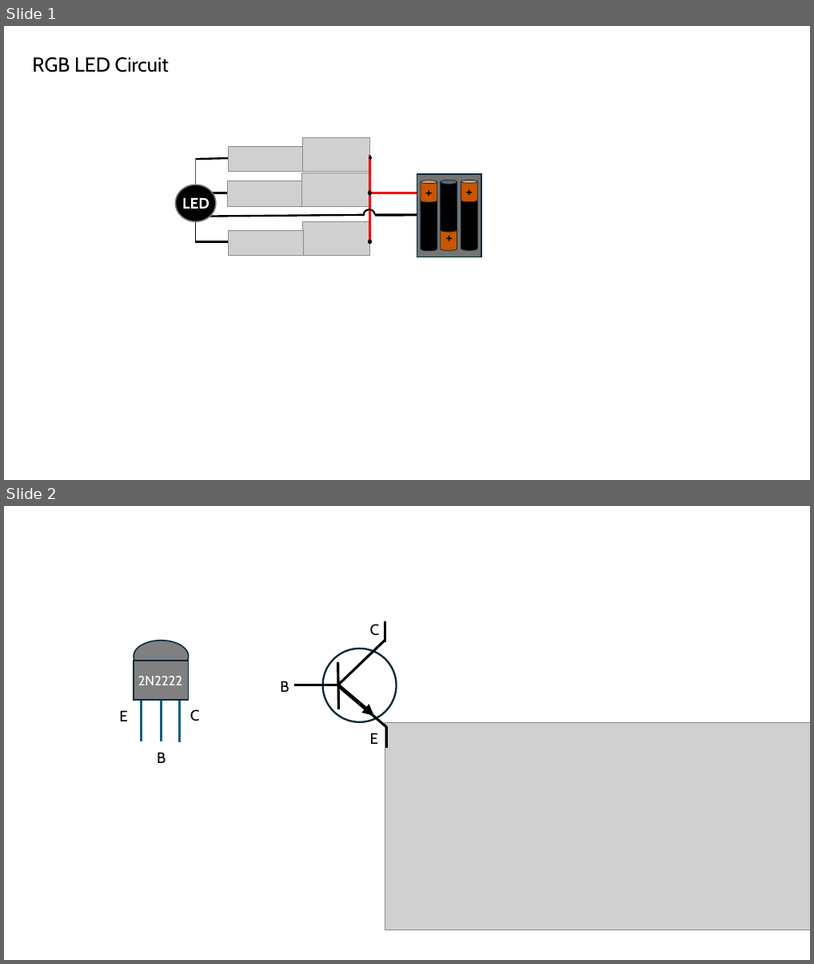
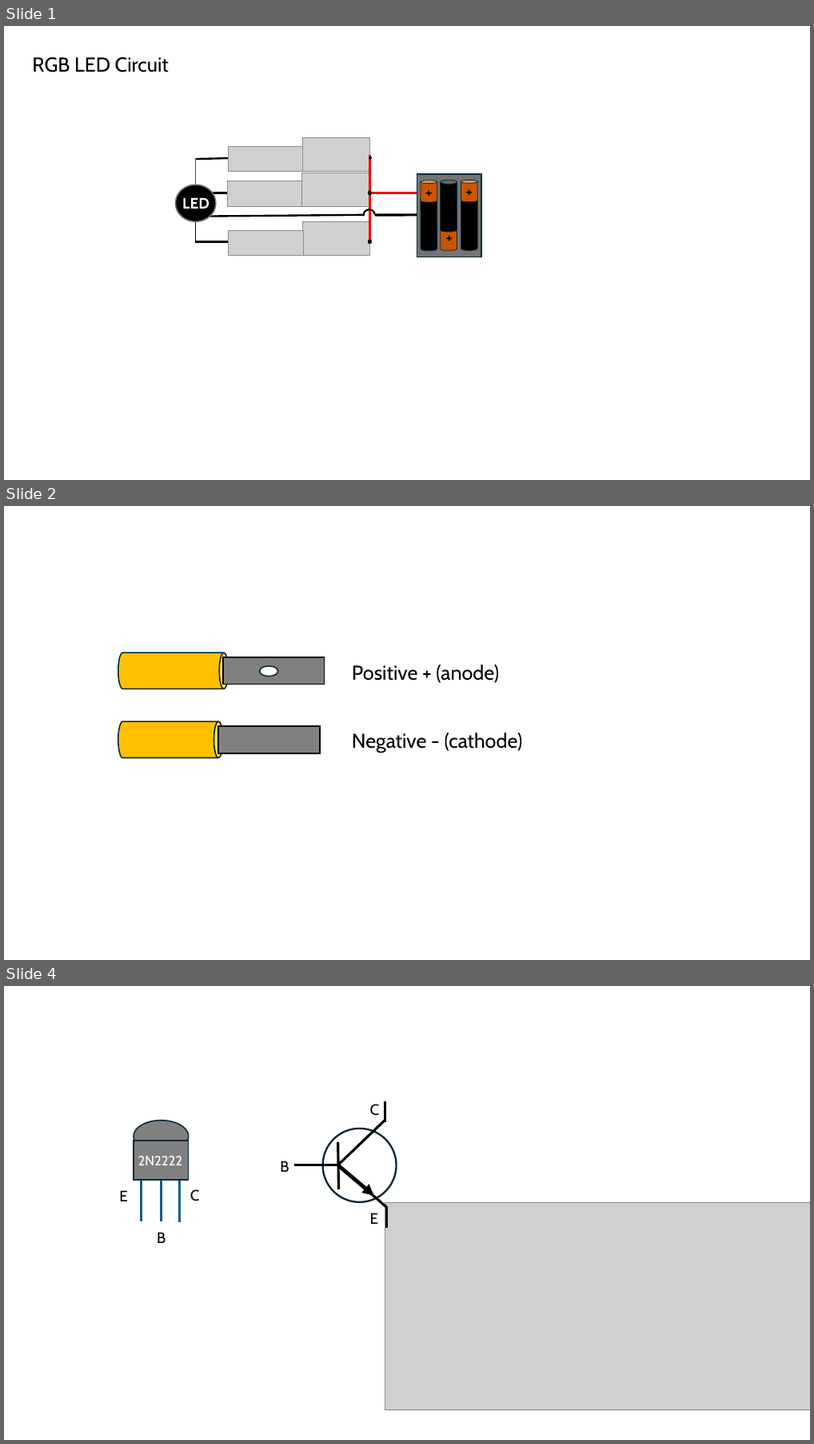
Before and after one commit to dmccreary/beginning-electronics, a slide deck: slides/LED-figures.pptx. Shown one above the other, each under a label of ours: slides 1 and 2 before the commit, slides 1, 2 and 4 after it; the slides between them are not shown. The pictures are 814x964 and 814x1444 pixels, drawn with LibreOffice and Linux fonts; fonts in the diff are those of the drawing; grey boxes stand for pictures. Boxes give left, top, right and bottom in pixels: in the first picture for what was removed or moved away, otherwise in the second. Text is boxed around its words. In the diff, an @@ line names an element or a change of style, - is before the commit and + after.

```diff
--- a/slides/LED-figures.pptx
+++ b/slides/LED-figures.pptx
@@ slide 2 added at (x1=4, y1=506, x2=810, y2=960), background #FFFFFF @@
@@ cylinder added at (x1=118, y1=652, x2=229, y2=688), fill #FFC000, outline #092A39 1.5 pt @@
@@ rectangle added at (x1=223, y1=657, x2=325, y2=684), fill #808080, outline #000000 1.5 pt @@
@@ ellipse added at (x1=260, y1=666, x2=278, y2=676), fill #FFFFFF, outline #092A39 1.5 pt @@
@@ text added at (x1=352, y1=664, x2=499, y2=683), 24 pt, text #000000 @@
+Positive + (anode)
@@ cylinder added at (x1=118, y1=721, x2=223, y2=757), fill #FFC000, outline #092A39 1.5 pt @@
@@ rectangle added at (x1=218, y1=726, x2=320, y2=753), fill #808080, outline #000000 1.5 pt @@
@@ text added at (x1=352, y1=732, x2=523, y2=753), 24 pt, text #000000 @@
+Negative - (cathode)
@@ what was slide 2 is now slide 4 @@
```
Also in this commit, not shown: 1 slide changed, 1 other slide added, 7 other files.
